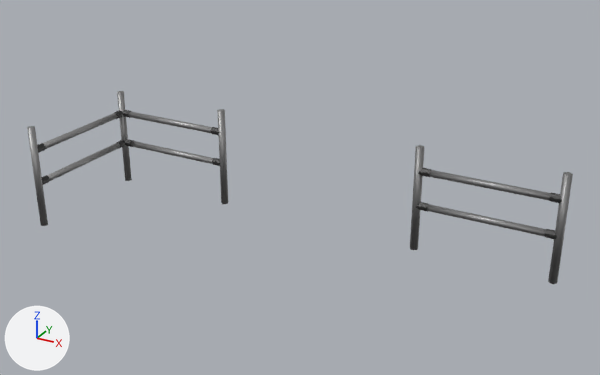
A saved change to the Blender file Assets/Meshes/untitled.blend.
Camera for both pictures: a 50 mm camera at (189.3, -214.4, 102.5) aimed at (80.6, -16.9, 3.8). Lighting does not change. The marker at lower left points along +X, +Y and +Z. The picture after the commit comes second.

In view in the first picture: 'Cube.004', 'Cube.007', 'plastic.005', 'plastic.010'.
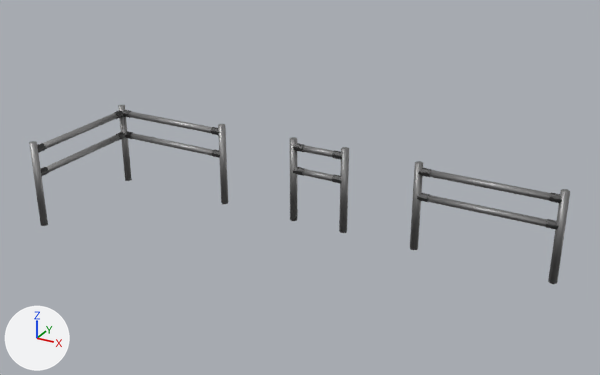
Boxes (x1, y1, x2, y2) around the edits, measured in the pictures (600 x 375 px; the box of a moved part takes in the faces that stretch with it):
'Cube.004', reshaped (10% shorter)
    before: (27, 91, 228, 226)
    after: (29, 105, 228, 226)
'Cube.007', reshaped (11% shorter)
    before: (410, 145, 573, 284)
    after: (410, 161, 570, 284)
'Cube.001', added
    after: (290, 137, 349, 233)
'plastic.005', mesh rescaled (12% shorter)
    before: (37, 110, 220, 185)
    after: (37, 110, 220, 176)
'plastic.010', mesh rescaled (14% shorter)
    before: (416, 168, 562, 239)
    after: (417, 168, 562, 229)
'plastic.001', added
    after: (293, 143, 342, 183)
part 1 of me_cube_006, moved or reshaped
    before: (131, 141, 213, 164)
    after: (131, 133, 213, 156)
part 2 of me_cube_006, moved or reshaped
    before: (47, 143, 120, 181)
    after: (46, 135, 120, 173)
part 3 of me_cube_006, moved or reshaped
    before: (27, 126, 48, 226)
    after: (29, 141, 48, 226)
part 4 of me_cube_006, moved or reshaped
    before: (117, 91, 132, 181)
    after: (118, 105, 132, 181)
part 5 of me_cube_006, moved or reshaped
    before: (217, 109, 228, 204)
    after: (218, 124, 228, 204)
part 6 of me_cube_014, moved or reshaped
    before: (42, 139, 220, 185)
    after: (41, 131, 220, 176)
part 7 of me_cube_019, moved or reshaped
    before: (416, 202, 557, 239)
    after: (417, 193, 558, 229)
part 8 of me_cube_021, moved or reshaped
    before: (427, 204, 546, 237)
    after: (428, 195, 547, 227)
part 9 of me_cube_021, moved or reshaped
    before: (548, 172, 573, 284)
    after: (548, 189, 570, 284)
part 10 of me_cube_021, moved or reshaped
    before: (410, 145, 424, 250)
    after: (410, 161, 423, 250)

The change, as a diff of the scene's bpy script:
```diff
--- a/Assets/Meshes/untitled.blend.py
+++ b/Assets/Meshes/untitled.blend.py
@@ me_cube_006 @@
 # used by ob_cube_004; location = (0.0, -42.0, 0.0); rotation_euler = (0.0, 0.0, -1.571), in degrees (0, 0, -90); scale = (1.2, 1.2, 0.8)
-me_cube_006.from_pydata(...)  # 112 vertices, 70 faces; spans x -36.0..1.0, y -1.0..36.0, z -20.7..20.7
+me_cube_006.from_pydata(...)  # 112 vertices, 70 faces; spans x -36.0..1.0, y -1.0..36.0, z -20.7..14.5
+# me_cube_006 part 1: the loose piece of 16 vertices spanning x -35.8..-34.2, y 0.2..34.8, z -3.8..-1.2 is moved by (0.0, 0.0, 3.8)
+# me_cube_006 part 2: the loose piece of 16 vertices spanning x -34.8..-0.2, y -0.8..0.8, z -3.8..-1.2 is moved by (0.0, 0.0, 3.8)
+# me_cube_006 part 3
+for i in [2, 3, 6, 7, 10, 11, 14, 15]: me_cube_006.vertices[i].co += Vector((0.0, 0.0, -6.2))
+# me_cube_006 part 4
+for i in [18, 19, 22, 23, 26, 27, 30, 31]: me_cube_006.vertices[i].co += Vector((0.0, 0.0, -6.2))
+# me_cube_006 part 5: 8 of 112 vertices moved; they spanned x -36.0..-34.0, y 34.0..36.0, z 20.7 and now span x -36.0..-34.0, y 34.0..36.0, z 14.5; mean shift (0.0, 0.0, -6.2); largest move (-34.7, 34.0, 20.7) -> (-34.7, 34.0, 14.5)
 me_cube_006.materials.append(mat_metal)
@@ me_cube_014 @@
 # used by ob_plastic_005; location = (0.0, -40.0, 9.0); rotation_euler = (1.571, 1.571, 0.0), in degrees (90, 90, 0); scale = (1.15, 1.15, 0.084)
-me_cube_014.from_pydata(...)  # 128 vertices, 80 faces; spans x -1.0..11.0, y -1.0..36.0, z -490.0..21.0
+me_cube_014.from_pydata(...)  # 128 vertices, 80 faces; spans x -1.0..8.0, y -1.0..36.0, z -490.0..21.0
+# me_cube_014 part 6: the whole mesh is scaled about the mesh origin by (0.734, 1, 1)
 me_cube_014.materials.append(mat_plastic)
@@ me_cube_019 @@
 # used by ob_plastic_010; location = (113.0, 0.0, 9.0); rotation_euler = (0.0, 1.571, 0.0), in degrees (0, 90, 0); scale = (1.15, 1.15, 0.084)
-me_cube_019.from_pydata(...)  # 64 vertices, 40 faces; spans x -1.0..11.0, y -1.0..1.0, z -21.0..473.0
+me_cube_019.from_pydata(...)  # 64 vertices, 40 faces; spans x -1.0..8.0, y -1.0..1.0, z -21.0..473.0
+# me_cube_019 part 7: the whole mesh is scaled about the mesh origin by (0.734, 1, 1)
 me_cube_019.materials.append(mat_plastic_005)
@@ me_cube_021 @@
 # used by ob_cube_007; location = (153.0, 0.0, 0.0); scale = (1.2, 1.2, 0.8)
-me_cube_021.from_pydata(...)  # 64 vertices, 40 faces; spans x -36.0..1.0, y -1.0..1.0, z -20.7..20.7
+me_cube_021.from_pydata(...)  # 64 vertices, 40 faces; spans x -36.0..1.0, y -1.0..1.0, z -20.7..14.5
+# me_cube_021 part 8: the loose piece of 16 vertices spanning x -34.8..-0.2, y -0.8..0.8, z -3.8..-1.2 is moved by (0.0, 0.0, 3.8)
+# me_cube_021 part 9
+for i in [2, 3, 6, 7, 10, 11, 14, 15]: me_cube_021.vertices[i].co += Vector((0.0, 0.0, -6.2))
+# me_cube_021 part 10
+for i in [50, 51, 54, 55, 58, 59, 62, 63]: me_cube_021.vertices[i].co += Vector((0.0, 0.0, -6.2))
 me_cube_021.materials.append(mat_metal_001)
@@ ob_cube_001 @@
+ob_cube_001 = bpy.data.objects.new('Cube.001', me_cube_001)  # 64 vertices, 40 faces; spans x -26.0..-9.0, y -1.0..1.0, z -20.7..14.5; in mat_metal_002 (grey #8e8e8e)
+ob_cube_001.location = (99.0, 0.0, 0.0)
+ob_cube_001.scale = (1.2, 1.2, 0.8)
@@ ob_plastic_001 @@
+ob_plastic_001 = bpy.data.objects.new('plastic.001', me_cube_002)  # 64 vertices, 40 faces; spans x -1.0..8.0, y -1.0..1.0, z 122.0..330.0; in mat_plastic_001 (black #282828)
+ob_plastic_001.location = (59.0, 0.0, 9.0)
+ob_plastic_001.rotation_euler = (0.0, 1.571, 0.0)  # degrees (0, 90, 0)
+ob_plastic_001.scale = (1.15, 1.15, 0.084)
```
